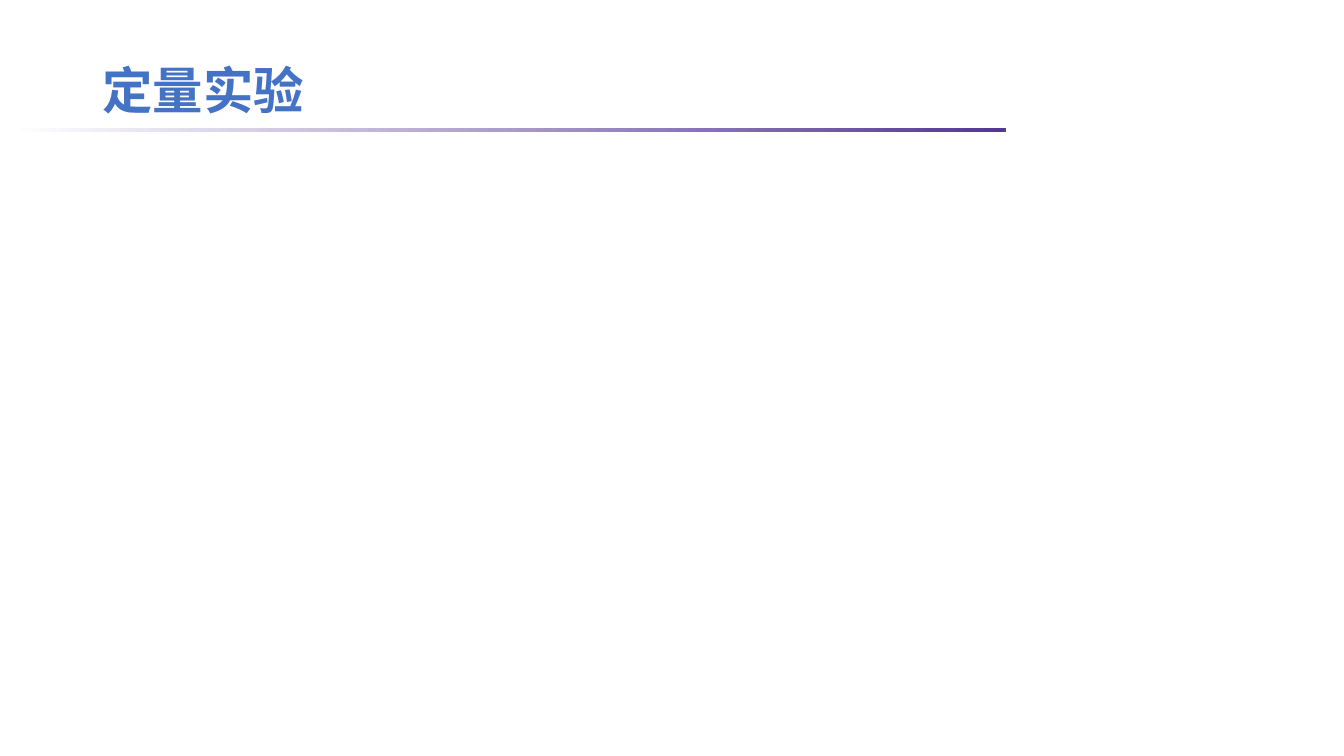
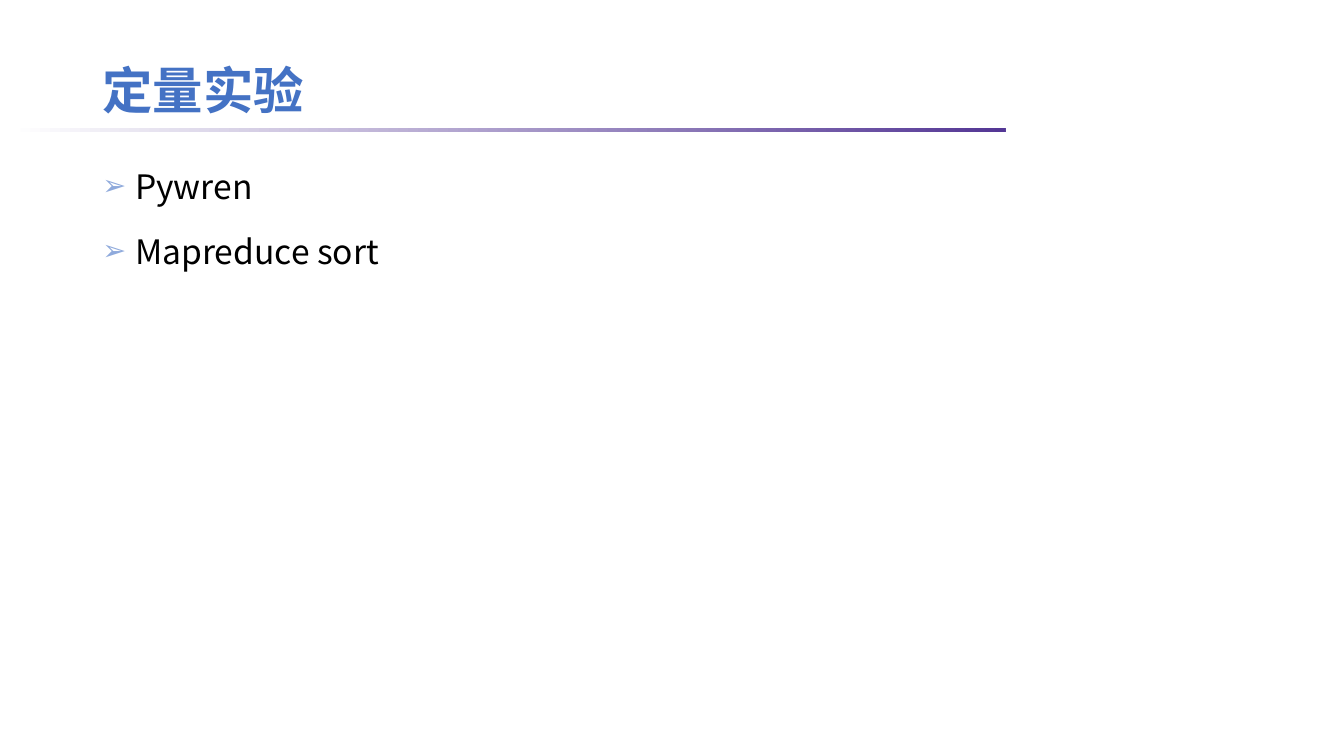
Before and after one commit to lt2000/ADSL, a slide deck: slide 10 of meeting/数据分析应用的数据特征.pptx (slide 11 before the commit). Drawn at 1344x756 pixels with LibreOffice and Linux fonts; fonts in the diff are those of the drawing; background and template pictures are left out. Boxes give left, top, right and bottom in pixels: in the first picture for what was removed or moved away, otherwise in the second. Text is boxed around its words. In the diff, an @@ line names an element or a change of style, - is before the commit and + after.

Commit message:
update PPT

```diff
--- a/meeting/数据分析应用的数据特征.pptx
+++ b/meeting/数据分析应用的数据特征.pptx
@@ text added at (x1=135, y1=174, x2=379, y2=272), 24 pt, text #000000 @@
+➢ Pywren
+➢ Mapreduce sort
```
Also in this commit, not shown: 1 other slide changed, 1 other file.
